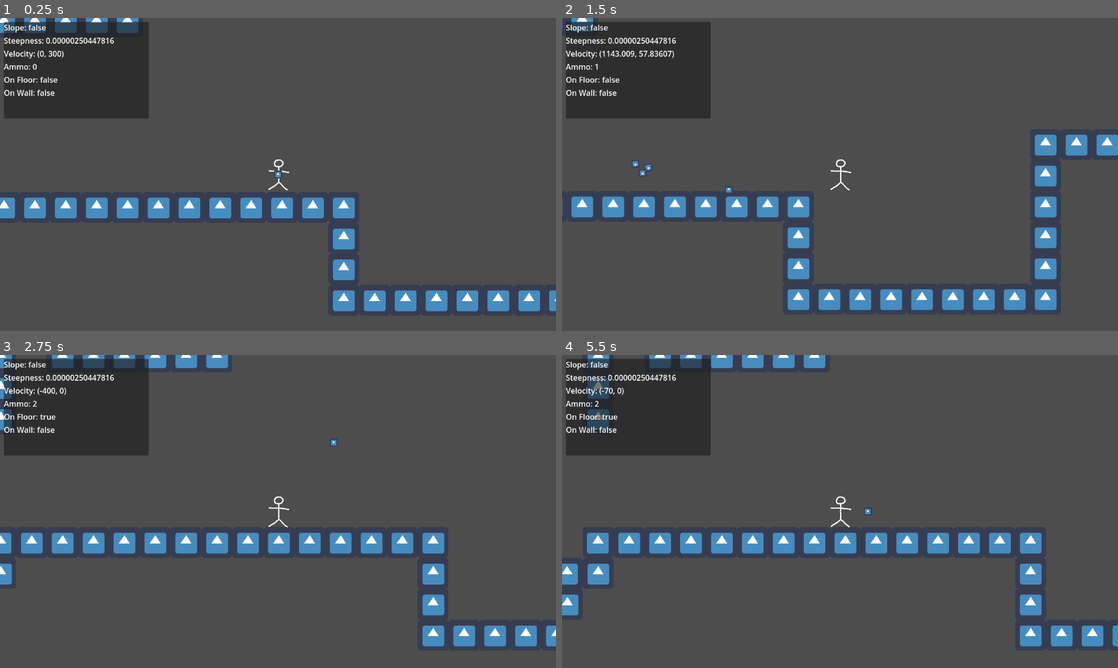
Above: before the commit, frames 1-4 (two rows, left to right).
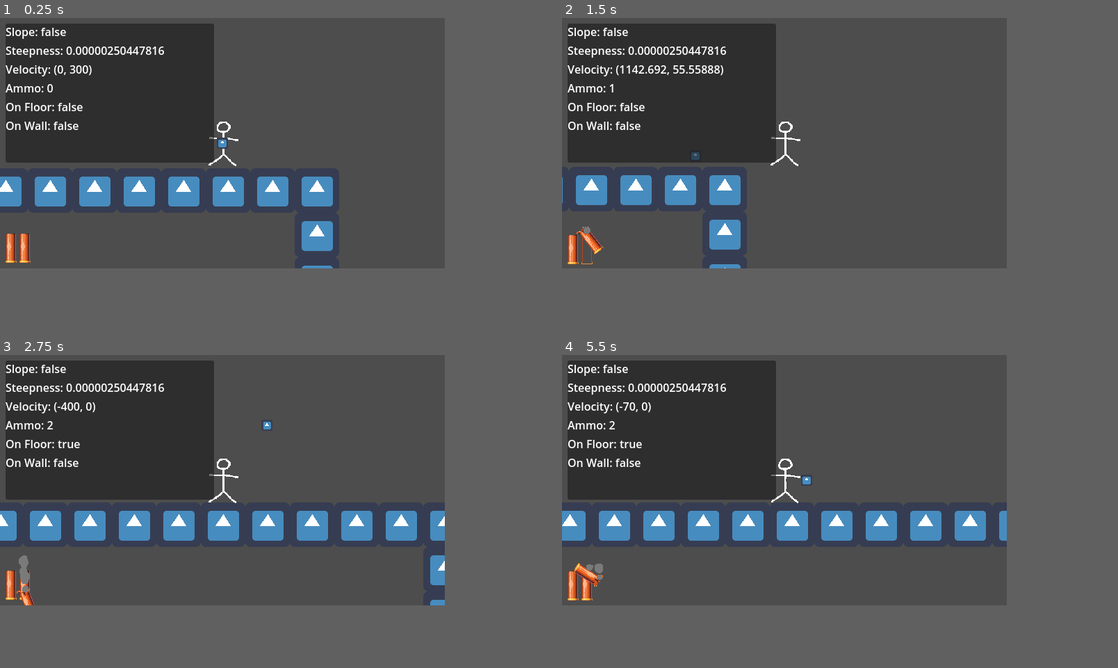
Above: after the commit, the same moments.

Repository: chris-pitre/shotgunlegs
Game: Godot game, scene res://scenes/levels/World.tscn
Two runs of this game, one before a commit and one after it. Both use one fixed random seed, a clock stepped at 60 frames per second and the inputs below. The engine's default icon, where the game draws it, is replaced by a stand-in: a white triangle on a blue panel in a dark square.
Inputs (mouse positions are in pixels of both pictures, inside the frame that each line leads up to):
- Up to frame 1 (0.25 s): no input
- Up to frame 2 (1.5 s): tap Enter (ui_accept) at 0.5, 0.77 s; move the mouse to (962, 158) at 0.52 s; hold D (ui_right) from 0.53 s (still down); click (962, 158) at 0.6 s; move the mouse to (728, 190) at 1.27 s; click (728, 190) at 1.35 s
- Up to frame 3 (2.75 s): tap Enter (ui_accept) at 1.52 s; move the mouse to (333, 442) at 2.02 s; release D (ui_right) at 2.03 s; hold A (ui_left) from 2.03 s (still down); click (333, 442) at 2.1 s
- Up to frame 4 (5.5 s): move the mouse to (812, 574) at 2.77 s; release A (ui_left) at 2.78 s; hold D (ui_right) 2.78-4.28 s; click (812, 574) at 2.85 s; tap Enter (ui_accept) at 3.02, 3.77, 4.52 s; move the mouse to (1006, 558) at 3.52 s; click (1006, 558) at 3.6 s; move the mouse to (673, 464) at 4.27 s; hold A (ui_left) 4.28-5.03 s; click (673, 464) at 4.35 s; move the mouse to (867, 511) at 5.02 s; hold D (ui_right) from 5.03 s (still down); click (867, 511) at 5.1 s
In our replay, the window is 800x450 before the commit and 640x360 after it. These sizes can differ from the game's own. Grey fills any space a smaller window leaves; there, only what the larger window draws over its background counts as a difference.

The runs differ from the first frame. In frame 1, 20% of the frame differs, in the area x 0-100%, y 0-94%; in frame 2, 20%; in frame 3, 21%; in frame 4, 22%.

Commit message:
Add shell indicator, effects

Diff:
--- a/project.godot
+++ b/project.godot
@@ -17,6 +17,8 @@
 
 [display]
 
+window/size/viewport_width=640
+window/size/viewport_height=360
 window/size/initial_position_type=0
 window/stretch/mode="viewport"
 
@@ -69,3 +71,4 @@
 textures/decals/filter=0
 textures/light_projectors/filter=0
 environment/defaults/default_environment="res://scenes/default_env.tres"
+textures/canvas_textures/default_texture_filter=0
--- a/scenes/actors/player/Player.gd
+++ b/scenes/actors/player/Player.gd
@@ -9,7 +9,7 @@
 @export var FRICTION: int = 10
 @export var GRAVITY: int = 4
 @export var MAX_AMMO: int = 2
-@export var tilemap: TileMap
+@export var UI: Control
 
 @onready var animatedSprite = $AnimatedSprite2D
 @onready var timer = $Timer
@@ -79,6 +79,7 @@
 		get_parent().add_child(bullet)
 	timer.start(0.25)
 	AMMO -= 1
+	UI.set_shells(AMMO)
 
 ## Gets angle of slope from raycast
 func get_steepness() -> float:
@@ -91,6 +92,7 @@
 			shoot()
 	if  AMMO < MAX_AMMO and is_on_floor() and timer.is_stopped() and not onSlope:
 		AMMO = MAX_AMMO
+		UI.reload_shells()
 
 ## Does movement based off input axis if player is on floor and not on a slope
 ## Otherwise, handles tumbling movement off a slope
--- /dev/null
+++ b/scenes/levels/UI.gd
@@ -0,0 +1,59 @@
+extends Control
+
+const SHELL_EMPTY_SPRITE = preload("res://assets/uisprites/shellempty.png")
+const SHELL_SPRITE = preload("res://assets/uisprites/shell.png")
+const SHELL_PROJECTILE = preload("res://scenes/spent_shell.tscn")
+
+var shake_amp := 1
+var shake_frame_freq := 3
+var shake_starting_frames := 4
+var shake_frames_left := 4
+var shake_frames_track := 0
+var shaking := false
+
+@onready var margin = $UIMargin
+@onready var shell_container = $UIMargin/ShellContainer
+
+func _ready():
+	set_max_shells(2)
+
+func set_shells(x: int) -> void:
+	shake_ui(8, 1, 16)
+	for shell_icon in shell_container.get_children():
+		if int(shell_icon.name.right(1)) <= x:
+			shell_icon.texture = SHELL_SPRITE
+		else:
+			if shell_icon.texture != SHELL_EMPTY_SPRITE:
+				var new_shell_projectile = SHELL_PROJECTILE.instantiate()
+				add_child(new_shell_projectile)
+				new_shell_projectile.global_position = shell_icon.global_position + Vector2(8, 24)
+			shell_icon.texture = SHELL_EMPTY_SPRITE
+
+func reload_shells() -> void:
+	for shell_icon in shell_container.get_children():
+		shell_icon.texture = SHELL_SPRITE
+
+func set_max_shells(x: int) -> void:
+	pass
+
+func shake_ui(amp: int, freq: int, length: int) -> void:
+	shake_amp = amp
+	shake_frame_freq = freq
+	shake_starting_frames = length
+	shake_frames_left = length
+	shake_frames_track = 0
+	shaking = true
+
+func _physics_process(_delta) -> void:
+	if shaking:
+		shake_frames_track += 1
+		if shake_frames_track > shake_frame_freq:
+			shake_frames_left -= 1
+			shake_frames_track = 0
+			var shake_x = randf_range(-shake_amp, shake_amp)
+			var shake_y = randf_range(-shake_amp, shake_amp)
+			var shake_mult = float(shake_frames_left) / float(shake_starting_frames)
+			margin.add_theme_constant_override("margin_bottom", 8 + shake_x * shake_mult)
+			margin.add_theme_constant_override("margin_left", 8 + shake_y * shake_mult)
+			if shake_frames_left <= 0:
+				shaking = false
--- a/scenes/levels/World.tscn
+++ b/scenes/levels/World.tscn
@@ -1,9 +1,11 @@
-[gd_scene load_steps=5 format=3 uid="uid://iyu3ak5ca6wo"]
+[gd_scene load_steps=7 format=3 uid="uid://iyu3ak5ca6wo"]
 
 [ext_resource type="PackedScene" uid="uid://1y8fkofflo3x" path="res://scenes/actors/player/Player.tscn" id="2"]
 [ext_resource type="TileSet" uid="uid://owyivpsaodj3" path="res://tileset.tres" id="2_bmve3"]
 [ext_resource type="PackedScene" uid="uid://chwsuopb2lx3s" path="res://scenes/actors/player/Tilemap.tscn" id="3"]
 [ext_resource type="Script" path="res://scenes/levels/DebugUI.gd" id="4_astv3"]
+[ext_resource type="Texture2D" path="res://assets/uisprites/shell.png" id="5_fufxx"]
+[ext_resource type="Script" path="res://scenes/levels/UI.gd" id="5_ksbcl"]
 
 [node name="World" type="Node2D"]
 
@@ -11,9 +13,9 @@
 tile_set = ExtResource("2_bmve3")
 layer_0/tile_data = PackedInt32Array(-1179632, 0, 0, -1179631, 0, 0, -1179630, 0, 0, -1179629, 0, 0, -1179628, 0, 0, -1 …(4240 unchanged characters)…
 
-[node name="Player" parent="." node_paths=PackedStringArray("tilemap") instance=ExtResource("2")]
+[node name="Player" parent="." node_paths=PackedStringArray("UI") instance=ExtResource("2")]
 position = Vector2(88, 308)
-tilemap = NodePath("../Tilemap")
+UI = NodePath("../CanvasLayer/UI")
 
 [node name="CanvasLayer" type="CanvasLayer" parent="."]
 
@@ -73,3 +75,41 @@
 [node name="OnWallDebug" type="Label" parent="CanvasLayer/DebugUI/DebugMargin/Panel/VBoxContainer"]
 layout_mode = 2
 text = "Slope: false"
+
+[node name="UI" type="Control" parent="CanvasLayer"]
+layout_mode = 3
+anchors_preset = 15
+anchor_right = 1.0
+anchor_bottom = 1.0
+grow_horizontal = 2
+grow_vertical = 2
+script = ExtResource("5_ksbcl")
+
+[node name="UIMargin" type="MarginContainer" parent="CanvasLayer/UI"]
+layout_mode = 1
+anchors_preset = 15
+anchor_right = 1.0
+anchor_bottom = 1.0
+grow_horizontal = 2
+grow_vertical = 2
+theme_override_constants/margin_left = 8
+theme_override_constants/margin_top = 8
+theme_override_constants/margin_right = 8
+theme_override_constants/margin_bottom = 8
+
+[node name="ShellContainer" type="HBoxContainer" parent="CanvasLayer/UI/UIMargin"]
+layout_mode = 2
+size_flags_horizontal = 0
+size_flags_vertical = 8
+
+[node name="Shell1" type="TextureRect" parent="CanvasLayer/UI/UIMargin/ShellContainer"]
+layout_mode = 2
+size_flags_horizontal = 4
+size_flags_vertical = 4
+texture = ExtResource("5_fufxx")
+
+[node name="Shell2" type="TextureRect" parent="CanvasLayer/UI/UIMargin/ShellContainer"]
+layout_mode = 2
+size_flags_horizontal = 4
+size_flags_vertical = 4
+texture = ExtResource("5_fufxx")
--- /dev/null
+++ b/scenes/spent_shell.gd
@@ -0,0 +1,16 @@
+extends Sprite2D
+
+
+var velocity: Vector2 = Vector2()
+var rot_speed: float = 8.0
+
+func _ready():
+	velocity = Vector2(randf_range(-64, 64), -128)
+	rot_speed = deg_to_rad(randf_range(-360, 360))
+	await get_tree().create_timer(32).timeout
+	queue_free()
+
+func _process(delta):
+	velocity += Vector2(0, 512) * delta
+	rotation += rot_speed * delta
+	global_position += velocity * delta
--- /dev/null
+++ b/scenes/spent_shell.tscn
@@ -0,0 +1,43 @@
+[gd_scene load_steps=8 format=3 uid="uid://orkcox88j1s0"]
+
+[ext_resource type="Texture2D" uid="uid://bwg6ylvpx4ru8" path="res://assets/uisprites/shellspent.png" id="1_75ran"]
+[ext_resource type="Script" path="res://scenes/spent_shell.gd" id="2_ldtgh"]
+
+[sub_resource type="Curve" id="Curve_0nski"]
+_data = [Vector2(0, 1), 0.0, -0.0635406, 0, 0, Vector2(0.771084, 0.972727), 0.0, 0.0, 0, 0, Vector2(1, 0), -9.93486, 0.0, 0, 0]
+point_count = 3
+
+[sub_resource type="CurveTexture" id="CurveTexture_mo3kx"]
+curve = SubResource("Curve_0nski")
+
+[sub_resource type="ParticleProcessMaterial" id="ParticleProcessMaterial_b0yt8"]
+emission_shape = 1
+emission_sphere_radius = 4.0
+particle_flag_disable_z = true
+direction = Vector3(0, 0, 0)
+gravity = Vector3(0, -32, 0)
+orbit_velocity_min = 0.0
+orbit_velocity_max = 0.0
+scale_min = 0.0
+scale_curve = SubResource("CurveTexture_mo3kx")
+
+[sub_resource type="Gradient" id="Gradient_h814e"]
+interpolation_mode = 1
+offsets = PackedFloat32Array(0, 0.167742)
+colors = PackedColorArray(0.481789, 0.481789, 0.481789, 1, 1, 1, 1, 0)
+
+[sub_resource type="GradientTexture2D" id="GradientTexture2D_ahfd6"]
+gradient = SubResource("Gradient_h814e")
+fill = 1
+fill_from = Vector2(0.5, 0.5)
+
+[node name="SpentShell" type="Sprite2D"]
+texture = ExtResource("1_75ran")
+script = ExtResource("2_ldtgh")
+
+[node name="GPUParticles2D" type="GPUParticles2D" parent="."]
+position = Vector2(0, -16)
+amount = 64
+process_material = SubResource("ParticleProcessMaterial_b0yt8")
+texture = SubResource("GradientTexture2D_ahfd6")
+lifetime = 4.0
Binary file added: assets/conceptart.aseprite
Binary file added: assets/uisprites/shell.png
Not shown, added: assets/uisprites/shell.png.import
Binary file added: assets/uisprites/shellempty.png
Not shown, added: assets/uisprites/shellempty.png.import
Binary file added: assets/uisprites/shellspent.png
Not shown, added: assets/uisprites/shellspent.png.import
